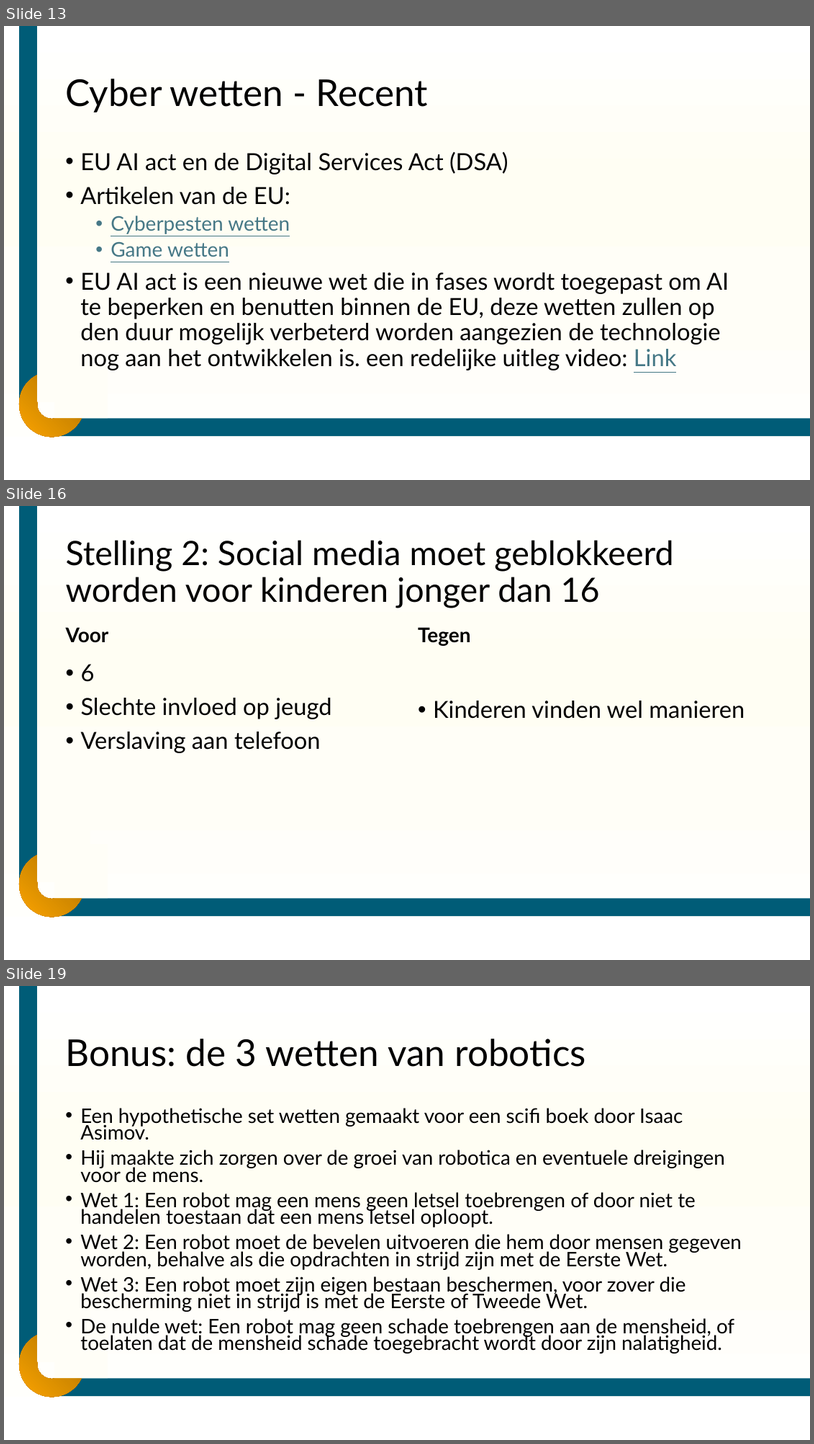
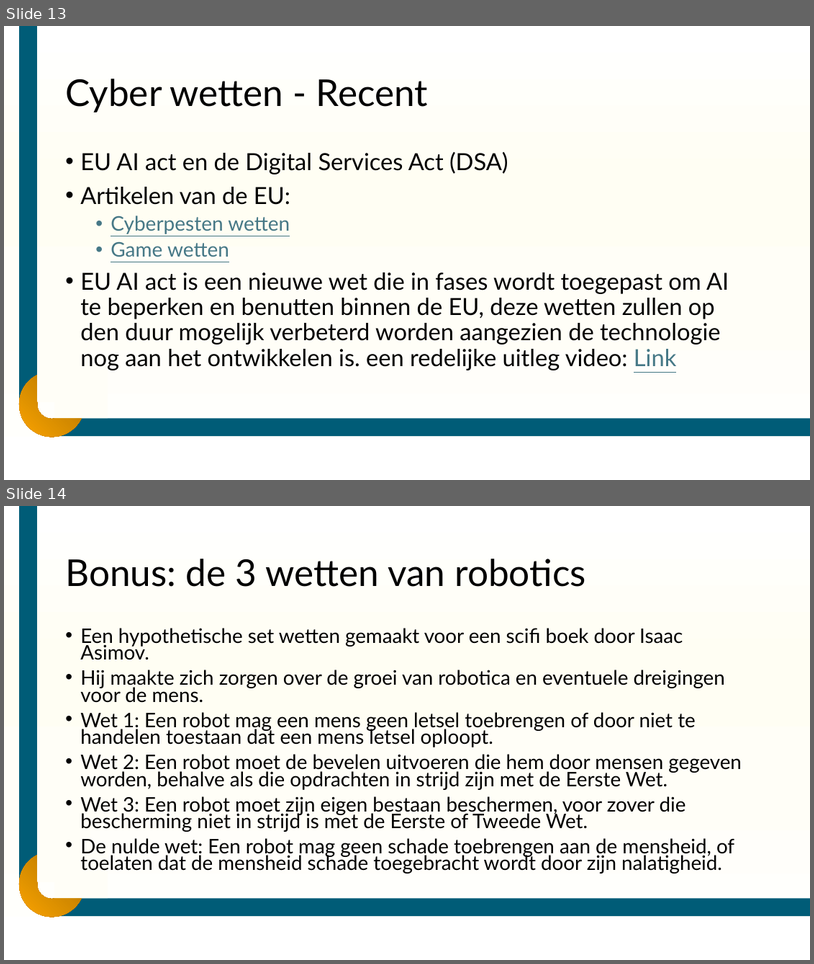
Before and after one commit to DummyMeneer/Cyber-Security, a slide deck: Lesmateriaal/Slides/Cysec – les 3 - Internationale en europese wetten.pptx. Shown one above the other, each under a label of ours: slides 13, 16 and 19 before the commit, slides 13 and 14 after it; the slides between them are not shown. The pictures are 814x1444 and 814x964 pixels, drawn with LibreOffice and Linux fonts; fonts in the diff are those of the drawing; background and template pictures are left out. Boxes give left, top, right and bottom in pixels: in the first picture for what was removed or moved away, otherwise in the second. Text is boxed around its words. In the diff, an @@ line names an element or a change of style, - is before the commit and + after.

```diff
--- a/Lesmateriaal/Slides/Cysec – les 3 - Internationale en europese wetten.pptx
+++ b/Lesmateriaal/Slides/Cysec – les 3 - Internationale en europese wetten.pptx
@@ slide 16 removed at (4,506,810,960), background gradient #FFFFFF to #FFFEF3 to #FFFEF7; not listed: 5 template elements that a slide beside it also shows @@
@@ title removed at (66,540,674,608) @@
-Stelling 2: Social media moet geblokkeerd worden voor kinderen jonger dan 16
@@ text removed at (66,627,109,643) @@
-Voor
@@ text removed at (418,627,471,646) @@
-Tegen
@@ text removed at (81,664,332,753) @@
-• 6
-• Slechte invloed op jeugd
-• Verslaving aan telefoon
@@ text removed at (433,700,745,718) @@
-• Kinderen vinden wel manieren
@@ what was slide 19 is now slide 14 @@
```
Also in this commit, not shown: 1 slide changed, 4 other slides removed, 12 other files.
